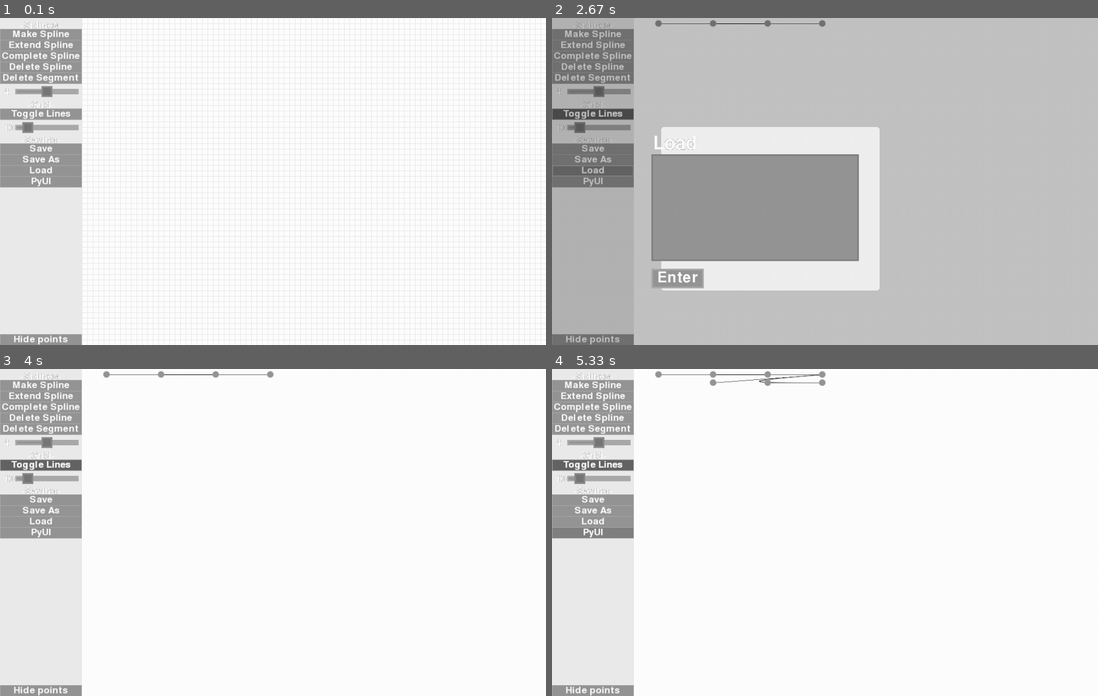
Above: before the commit, frames 1-4 (two rows, left to right).
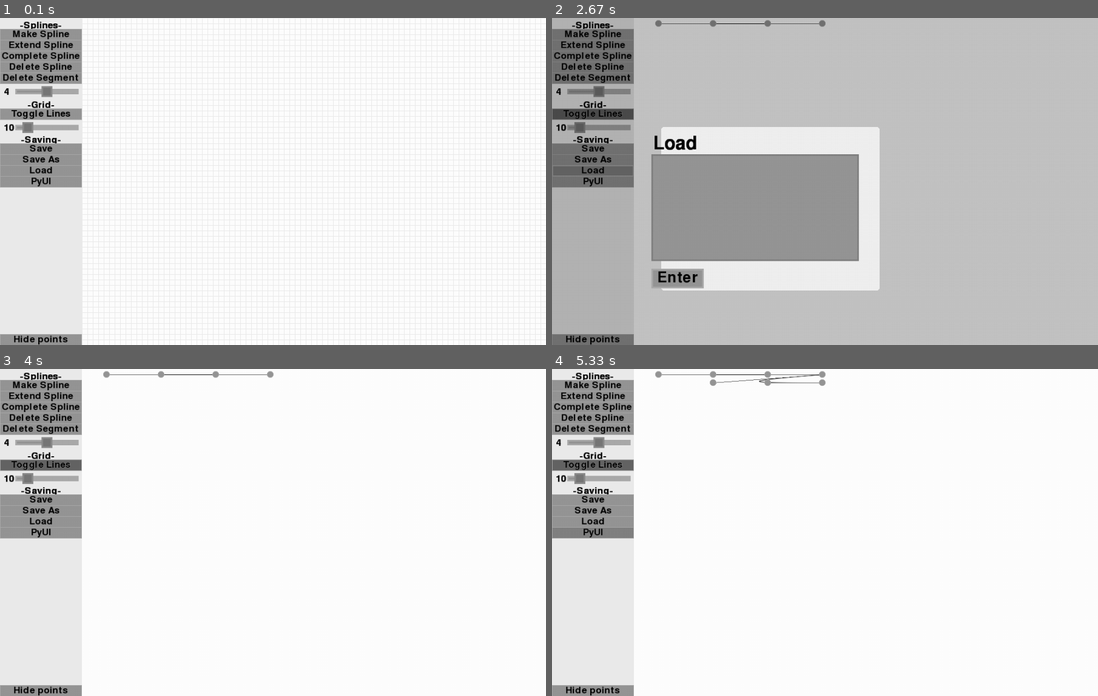
Above: after the commit, the same moments.

Repository: christianharris-3/PyUI
Game: pygame game, started from PyUI vector maker.py
The game is run twice, just before and just after one commit, with the same random seed, the same clock (stepped at 60 frames per second) and the same inputs.
Inputs (mouse positions are in pixels of both pictures, inside the frame that each line leads up to):
- Up to frame 1 (0.1 s): no input
- Up to frame 2 (2.67 s): click (590, 44) at 0.38 s; click (601, 89) at 0.72 s; click (999, 171) at 1.05 s; click (590, 112) at 1.38 s; click (906, 67) at 1.72 s; click (590, 181) at 2.05 s; click (628, 171) at 2.38 s
- Up to frame 3 (4 s): click (273, 571) at 2.72 s; tap Shift at 3 s; click (196, 463) at 3.38 s; tap Space at 3.67 s
- Up to frame 4 (5.33 s): click (590, 689) at 4.05 s; tap Enter at 4.33 s; click (590, 395) at 4.72 s; click (590, 532) at 5.05 s

The runs differ from the first frame. In frame 1, 1.6% of the frame differs, in the area x 0-15%, y 1-100%; in frame 2, 1.9%, in the area x 0-27%, y 1-100%; in frame 3, 1.6%; in frame 4, 1.6%.

Commit message:
Update PyUI.py
fixed some textbox bugs with the select border

Diff:
--- a/PyUI.py
+++ b/PyUI.py
@@ -314,7 +314,7 @@
     glow=0
     glowcol=-1
     col=(150,150,150)
-    textcol=(255,255,255)
+    textcol=(0,0,0)
     backingcol=-1
     hovercol=-1
     clickdownsize=4
@@ -1917,7 +1917,7 @@
     def autoscale(self,ui):
         heightgetter = ui.rendertext('Tg',self.textsize,self.textcol,self.font,self.bold)
         if self.height == -1:
-            self.height = self.upperborder+self.lowerborder+heightgetter.get_height()*self.lines
+            self.height = self.upperborder+self.lowerborder+heightgetter.get_height()*self.lines+self.verticalspacing*2
         if self.cursorsize == -1:
             self.cursorsize = ui.gettextsize('Tg',self.font,self.textsize,self.bold)[1]-2
     def select(self,ui):
@@ -2029,7 +2029,7 @@
         self.refreshcursor()
         self.refreshscroller(ui)
 
-        self.scroller.maxp = self.textimage.get_height()/self.scale
+        self.scroller.maxp = (self.textimage.get_height())/self.scale+self.verticalspacing*2
         self.scroller.menu = self.menu
         self.scroller.scalesize = self.scalesize
         self.scroller.scalex = self.scalesize
@@ -2173,7 +2173,7 @@
             if self.borderdraw:
                 draw.rect(screen,self.backingcol,roundrect(self.x*self.dirscale[0],self.y*self.dirscale[1],self.width*self.scale,self.height*self.scale),border_radius=int(self.roundedcorners*self.scale))
             if self.selected:
-                draw.rect(screen,self.selectcol,self.selectrect,int(self.selectbordersize*self.scale),b …(73 unchanged characters)…
+                draw.rect(screen,self.selectcol,pygame.Rect(self.selectrect.x+self.holding*self.selectshrinksize*self.scale,self.selectrect.y+self.holding*self.selectshrinksize*self.scale,self.selectrect.width-self.holding*self.selectshrinksize*self.scale*2,self.selectrect.height-self.holding*self.selectshrinksize*self.scale*2),int(self.selectbordersize*self.scale),b …(73 unchanged characters)…
             surf = pygame.Surface(((self.width-self.leftborder-self.rightborder-self.scrolleron*self.scroller.width)*self.scale,(self.height-self.upperborder-self.lowerborder)*self.scale))
             surf.fill(self.backingcol)
             draw.rect(surf,self.col,(0,0,surf.get_width(),surf.get_height()),border_radius=int(self.roundedcorners*self.scale))
